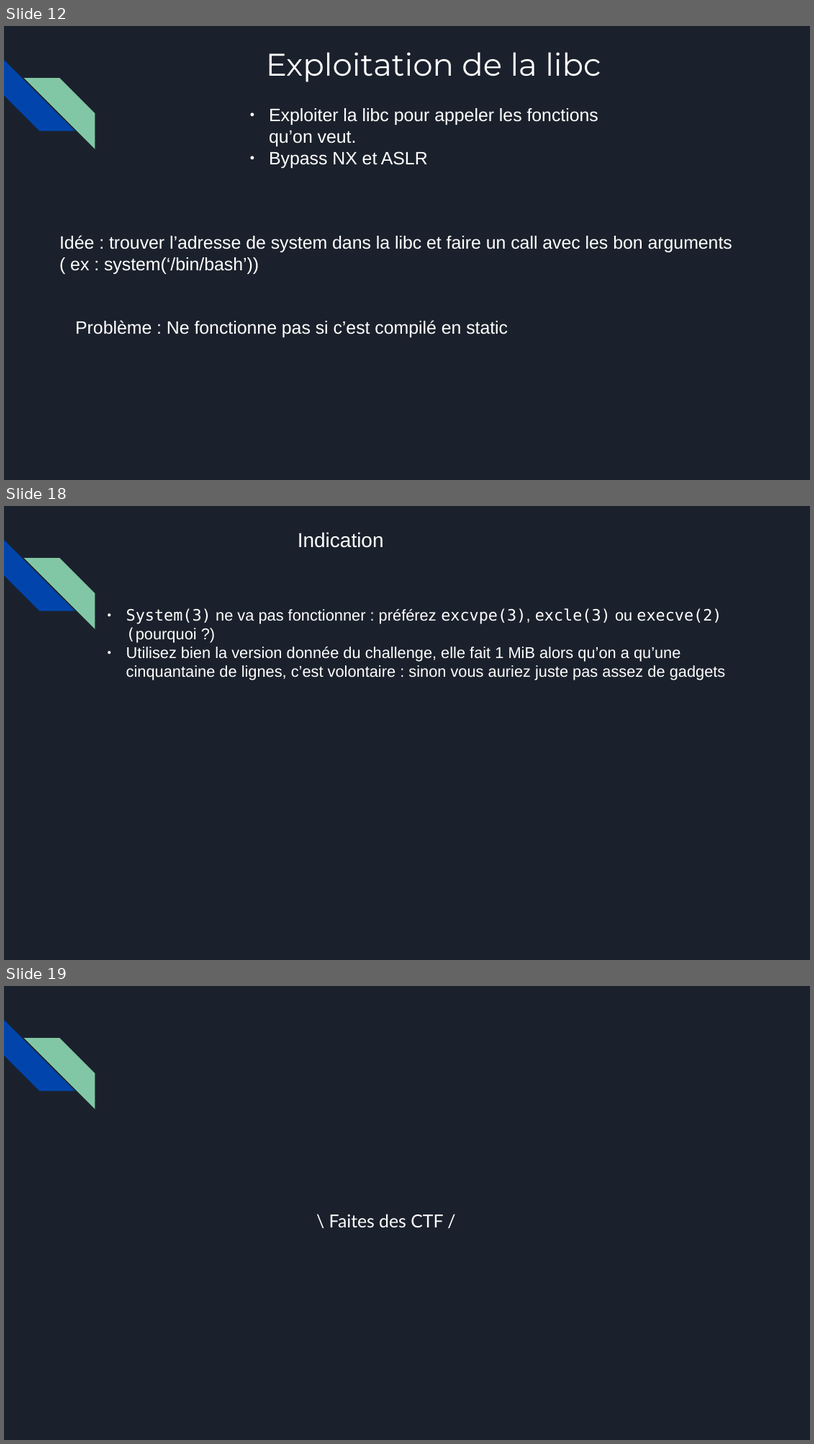
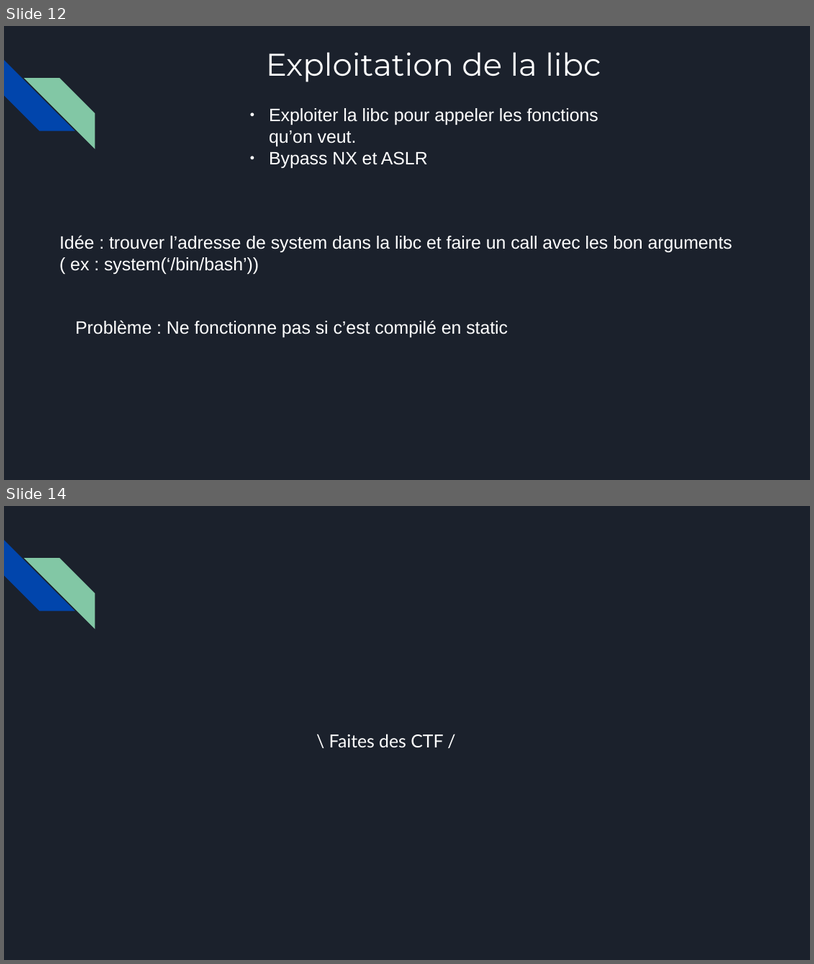
Before and after one commit to azazhe1/Workshop_pwn, a slide deck: Binary_Exploit.pptx. Shown one above the other, each under a label of ours: slides 12, 18 and 19 before the commit, slides 12 and 14 after it; the slides between them are not shown. The pictures are 814x1444 and 814x964 pixels, drawn with LibreOffice and Linux fonts; fonts in the diff are those of the drawing. Boxes give left, top, right and bottom in pixels: in the first picture for what was removed or moved away, otherwise in the second. Text is boxed around its words. In the diff, an @@ line names an element or a change of style, - is before the commit and + after.

```diff
--- a/Binary_Exploit.pptx
+++ b/Binary_Exploit.pptx
@@ slide 18 removed at [4, 506, 810, 960], background #1B212C; not listed: 2 template elements that a slide beside it also shows @@
@@ text removed at [298, 532, 384, 548] @@
-Indication
@@ text removed at [126, 608, 726, 680] @@
-● System(3) ne va pas fonctionner : préférez excvpe(3), excle(3) ou execve(2) (pourquoi ?)
-● Utilisez bien la version donnée du challenge, elle fait 1 MiB alors qu’on a qu’une cinquantaine de lignes, c’est volontaire : sinon vous auriez juste pas assez de gadgets
@@ what was slide 19 is now slide 14 @@
```
Also in this commit, not shown: 1 slide added, 5 other slides removed.
